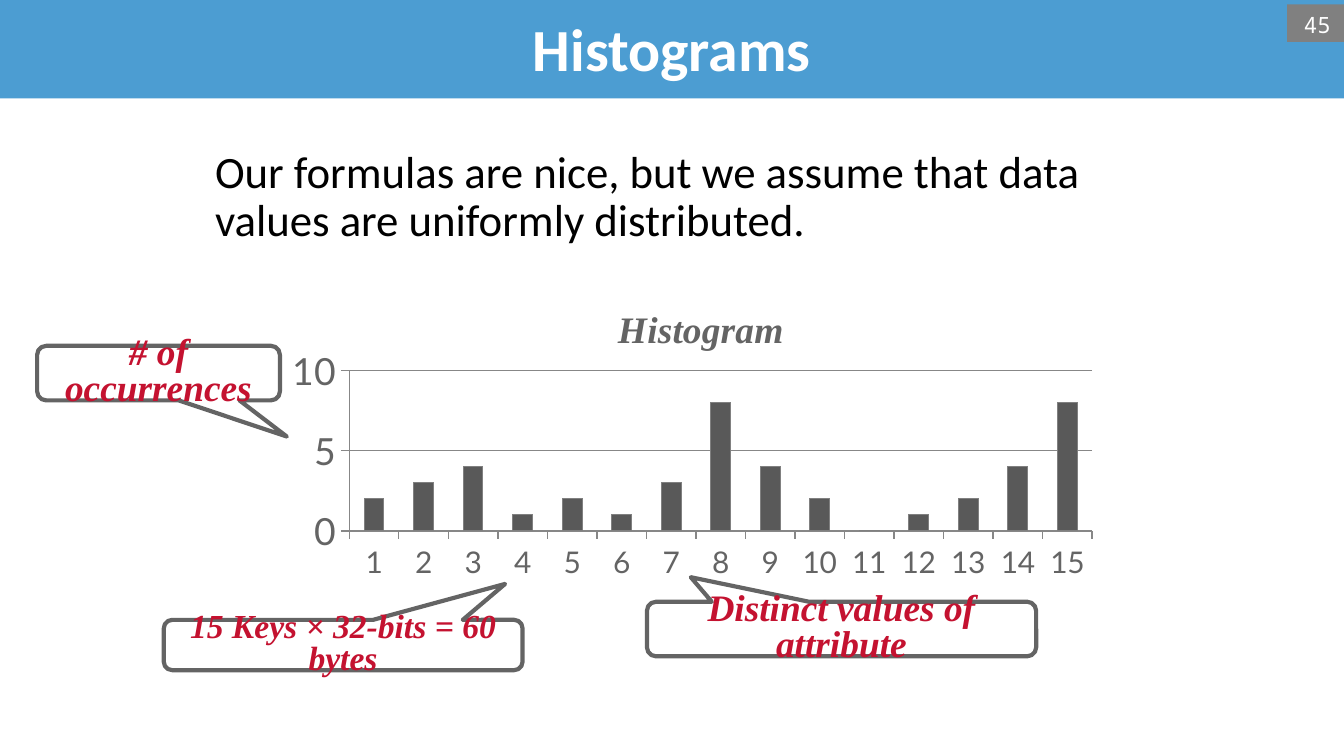
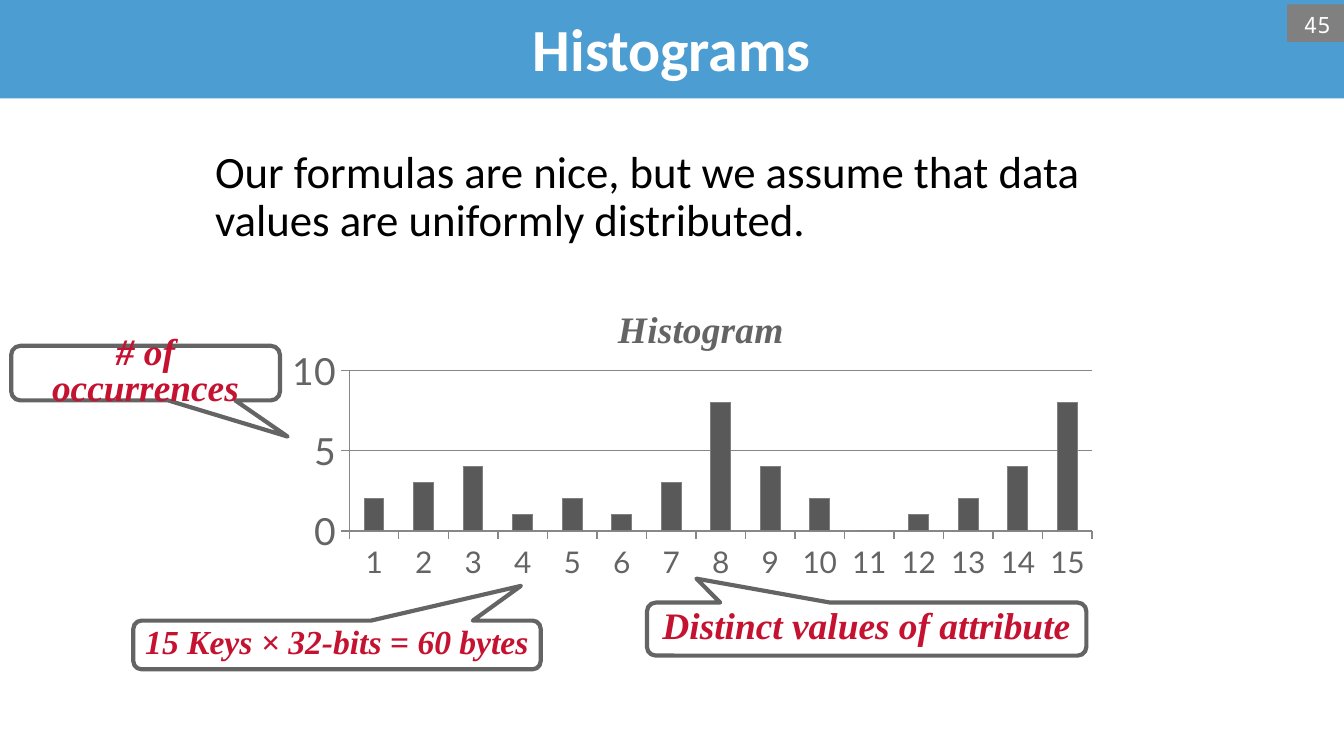
Before and after one commit to bsb20/bsb20.github.io, a slide deck: slide 45 of docs/421_f26/lectures/L15_optimization.pptx. Drawn at 1344x756 pixels with LibreOffice and Linux fonts; fonts in the diff are those of the drawing; background and template pictures are left out. Boxes give left, top, right and bottom in pixels: in the first picture for what was removed or moved away, otherwise in the second. Text is boxed around its words. In the diff, an @@ line names an element or a change of style, - is before the commit and + after.

```diff
--- a/docs/421_f26/lectures/L15_optimization.pptx
+++ b/docs/421_f26/lectures/L15_optimization.pptx
@@ rounded speech box "# of occurrences": place and size @@
-rounded speech box "# of occurrences" at <box>38,345,281,401</box>
+rounded speech box "# of occurrences" at <box>11,345,280,401</box>
@@ rounded speech box "15 Keys × 32-bits = ...": place and size @@
-rounded speech box "15 Keys × 32-bits = ..." at <box>164,620,523,669</box>
+rounded speech box "15 Keys × 32-bits = ..." at <box>133,621,540,669</box>
@@ rounded speech box "Distinct values of attribute": place and size @@
-rounded speech box "Distinct values of attribute" at <box>646,602,1036,657</box>
+rounded speech box "Distinct values of attribute" at <box>646,602,1086,655</box>
```
Also in this commit, not shown: 7 other slides changed, 1 other file.
